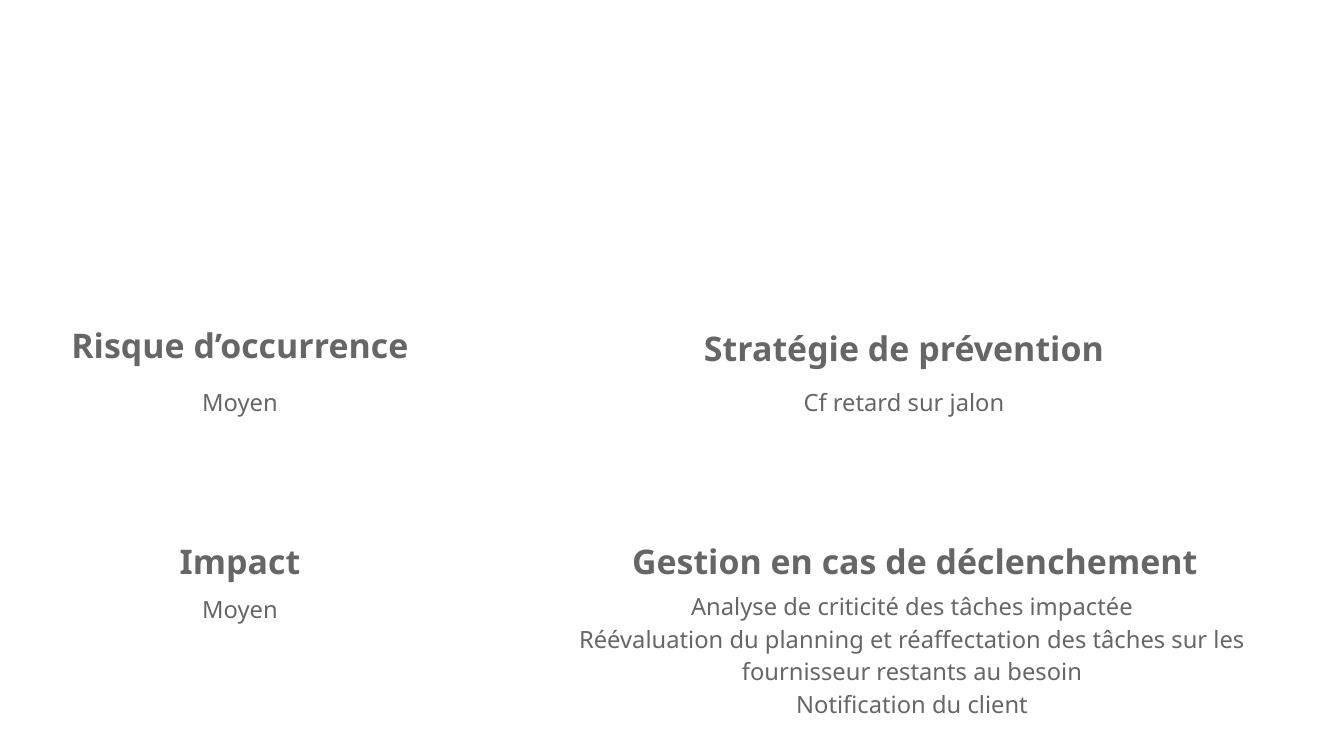
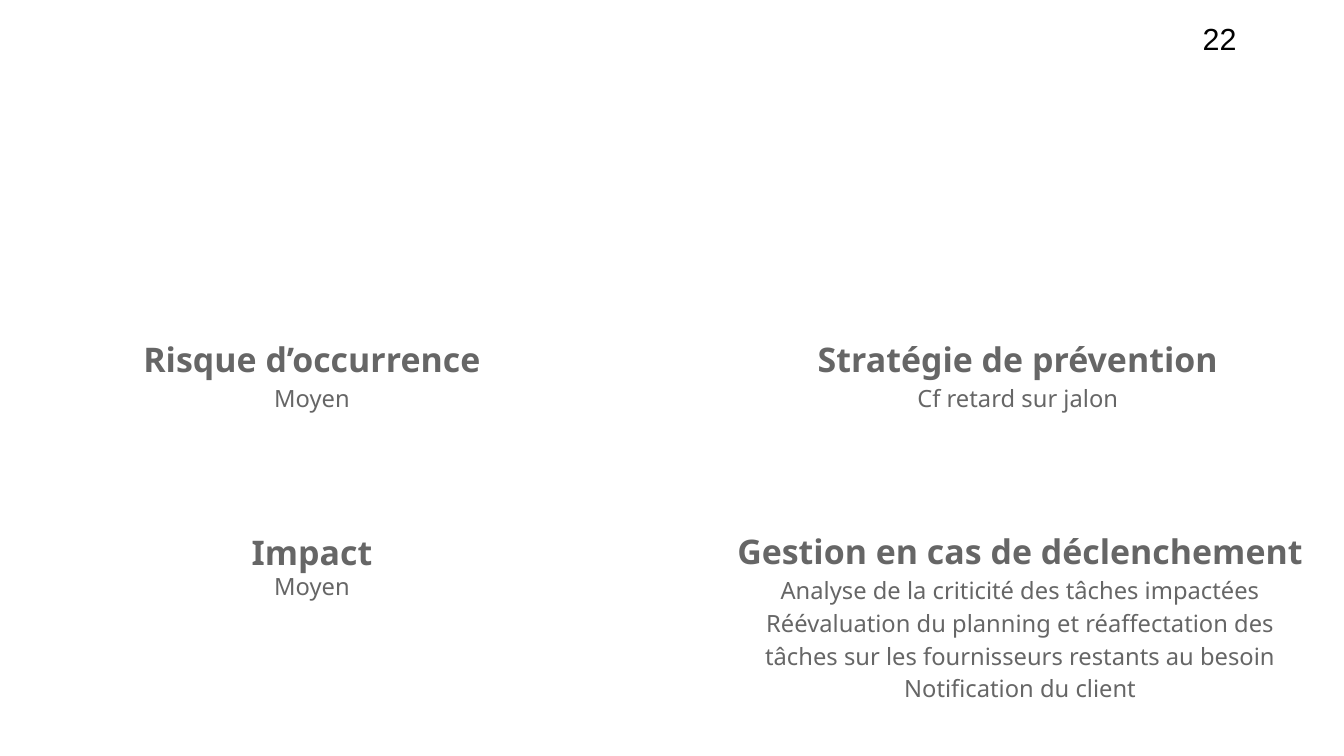
Before and after one commit to Szyckaa/UE-PROJET-DOCS-GESTION, a slide deck: slide 22 of Initialisation/Support de réunion de lancement.odp. Drawn at 1344x756 pixels with LibreOffice and Linux fonts; fonts in the diff are those of the drawing; background and template pictures are left out. Boxes give left, top, right and bottom in pixels: in the first picture for what was removed or moved away, otherwise in the second. Text is boxed around its words. In the diff, an @@ line names an element or a change of style, - is before the commit and + after.

```diff
--- a/Initialisation/Support de réunion de lancement.odp
+++ b/Initialisation/Support de réunion de lancement.odp
@@ page number added at [1203,28,1237,50], 18 pt, text #000000 @@
+22
@@ text "Risque d’occurrence": place and size @@
-text "Risque d’occurrence" at [71,332,409,366]
+text "Risque d’occurrence" at [143,346,481,413]
@@ text removed at [704,335,1104,369] @@
-Stratégie de prévention
@@ text "Stratégie de prévention": place and size @@
-text "Stratégie de prévention" at [804,393,1005,417]
+text "Stratégie de prévention" at [818,346,1218,413]
@@ text at [818,346,1218,380]: paragraph added @@
+Stratégie de prévention
@@ text removed at [202,394,278,417] @@
-Moyen
@@ text at [274,390,350,413]: paragraph added @@
+Moyen
@@ text "Impact": place and size @@
-text "Impact" at [180,550,301,582]
+text "Impact" at [252,541,373,601]
@@ text "Gestion en cas de déclenchement": place and size @@
-text "Gestion en cas de déclenchement" at [579,597,1244,713]
+text "Gestion en cas de déclenchement" at [737,538,1303,697]
@@ text at [737,538,1303,665]: text changed @@
-Analyse de criticité des tâches impactée
-Réévaluation du planning et réaffectation des tâches sur les fournisseur restants au besoin
+Gestion en cas de déclenchement
+Analyse de la criticité des tâches impactées
+Réévaluation du planning et réaffectation des tâches sur les fournisseurs restants au besoin
@@ text removed at [632,548,1198,575] @@
-Gestion en cas de déclenchement
@@ text at [274,578,350,601]: paragraph added @@
+Moyen
@@ text removed at [202,601,278,624] @@
-Moyen
```
Also in this commit, not shown: 31 other slides changed, 1 slide added, 13 slides removed, 4 other files.
